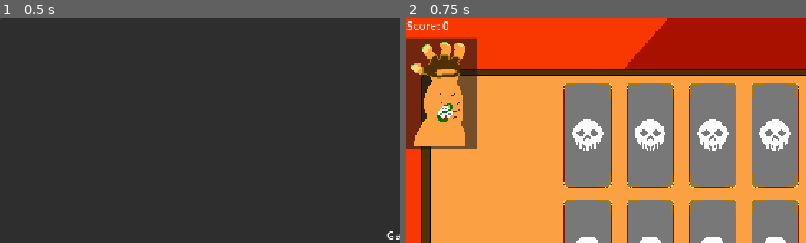
Above: before the commit, frames 1-2 (left to right).
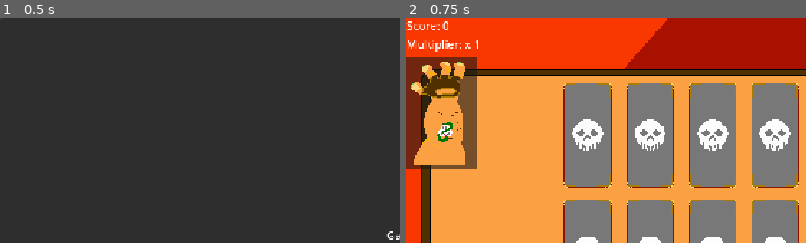
Above: after the commit, the same moments.

Repository: PawnxPawn/DeathMatch
Game: Godot game, scene res://Menus/MainMenu.tscn
The game is run twice, just before and just after one commit, with the same random seed, the same clock (stepped at 60 frames per second) and the same inputs.
Inputs:
- Up to frame 1 (0.5 s): no input
- Up to frame 2 (0.75 s): click "Play Game" at 0.5 s
The pictures show only the part of the screen within x 0-50%, y 0-50%; the shares and areas given below are measured in that part.

Frame 1 is identical in both runs. In frame 2, 5.4% of the frame differs, in the area x 0-18%, y 8-68%.

Commit message:
Added Multiplier to HUD
I forgot chain_multiplier is a thing we need to track. Added that to the HUD

Diff:
--- a/deathmatch/Managers/game_manager.gd
+++ b/deathmatch/Managers/game_manager.gd
@@ -1,7 +1,7 @@
 extends Node
 
 signal dead
-signal updated_values(health_update: int, score_update: int)
+signal updated_values(health_update: int, score_update: int, multiplier_update: int)
 
 var health: int = 5:
 	set (value):
@@ -10,7 +10,7 @@
 			health = 0
 			dead.emit()
 			print("Game Over")
-		updated_values.emit(health, score)
+		updated_values.emit(health, score, chain_multiplier)
 	get:
 		return health
 
@@ -18,7 +18,7 @@
 	set (value):
 		score = value * chain_multiplier
 		chain_multiplier += 1
-		updated_values.emit(health, score)
+		updated_values.emit(health, score, chain_multiplier)
 	get:
 		return score
 
@@ -27,6 +27,7 @@
 		chain_multiplier = value
 		if chain_multiplier <= 0:
 			chain_multiplier = 1
+		updated_values.emit(health, score, chain_multiplier)
 	get:
 		return chain_multiplier
 
--- a/deathmatch/Menus/Hud.tscn
+++ b/deathmatch/Menus/Hud.tscn
@@ -18,9 +18,9 @@
 [node name="HandLifeCounter" type="TextureRect" parent="."]
 unique_name_in_owner = true
 layout_mode = 1
-offset_top = 28.0
+offset_top = 56.0
 offset_right = 364.0
-offset_bottom = 652.0
+offset_bottom = 680.0
 scale = Vector2(0.25, 0.25)
 texture = SubResource("AtlasTexture_efy7n")
 
@@ -52,5 +52,14 @@
 layout_mode = 2
 text = "0"
 
-[node name="Timer" type="HBoxContainer" parent="PanelContainer/VBoxContainer"]
+[node name="Multiplier" type="HBoxContainer" parent="PanelContainer/VBoxContainer"]
 layout_mode = 2
+
+[node name="MultiplierTitleLabel" type="Label" parent="PanelContainer/VBoxContainer/Multiplier"]
+layout_mode = 2
+text = "Multiplier:"
+
+[node name="MultiplierLabel" type="Label" parent="PanelContainer/VBoxContainer/Multiplier"]
+unique_name_in_owner = true
+layout_mode = 2
+text = "x1"
--- a/deathmatch/Menus/hud.gd
+++ b/deathmatch/Menus/hud.gd
@@ -3,6 +3,7 @@
 @onready var hand_life_counter: TextureRect = %HandLifeCounter
 @onready var score_label: Label = %ScoreLabel
 @onready var hand_life_counter_bg: PanelContainer = %HandLifeCounterBg
+@onready var multiplier_label: Label = %MultiplierLabel
 
 #All of the Texture Regions for the Hand. Hard-coded this because we don't need to change this at all.
 const health_remaining:Array[Rect2] = [Rect2(1415, 156, 169, 145),
@@ -17,12 +18,13 @@
 
 func _ready() -> void:
     GameManager.updated_values.connect(update_hud)
-    update_hud(GameManager.health, GameManager.score)
+    update_hud(GameManager.health, GameManager.score, GameManager.chain_multiplier)
 
-func update_hud(health: int, score: int) -> void:
+func update_hud(health: int, score: int, chain_multiplier: int) -> void:
     hand_life_counter.texture.region = health_remaining[health]
     if (health == 5):
         hand_life_counter_bg.size = health_remaining_bg_size[1]
     else:
         hand_life_counter_bg.size = health_remaining_bg_size[0]
     score_label.text = str(score)
+    multiplier_label.text = "x {0}".format([str(chain_multiplier)])
